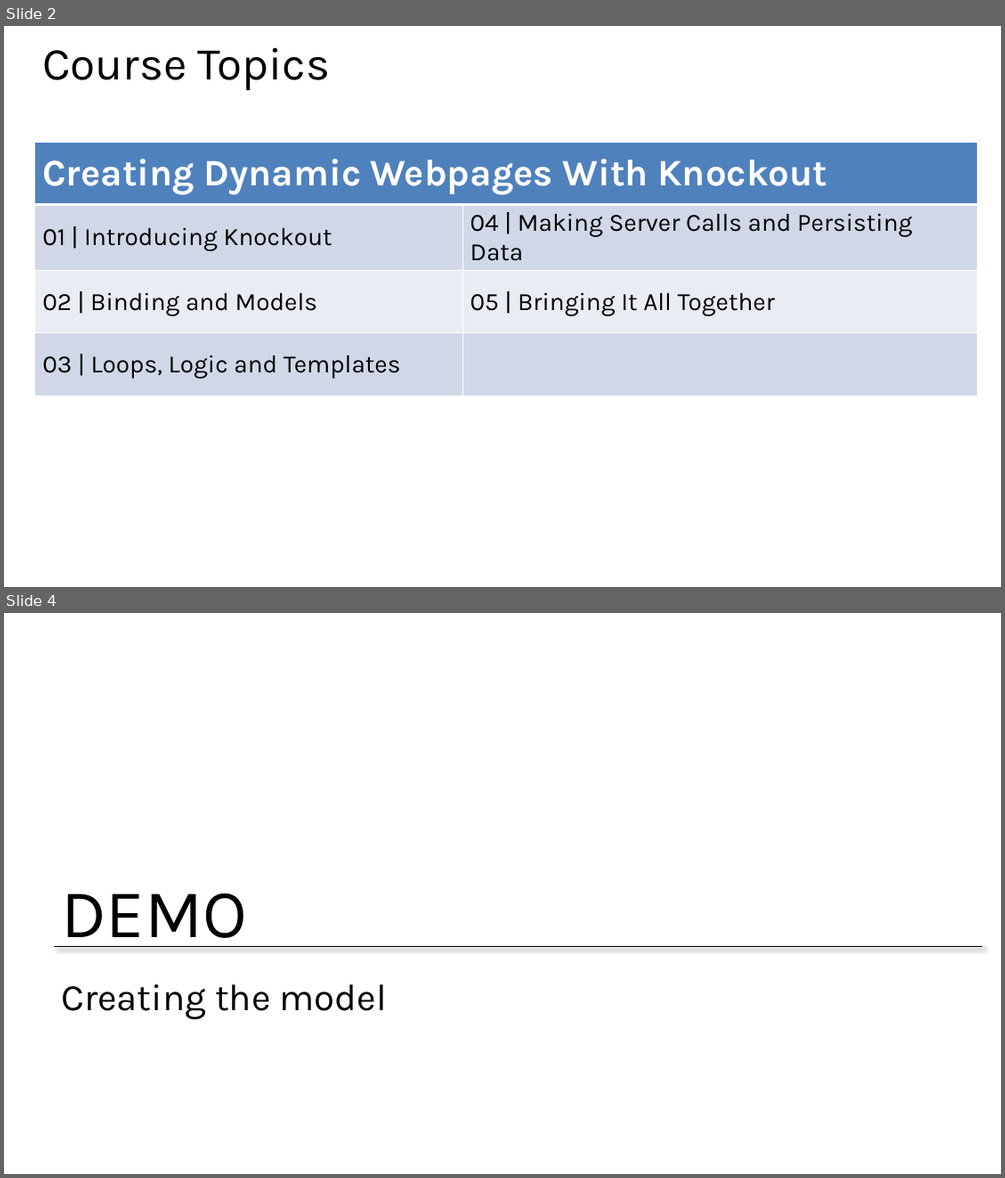
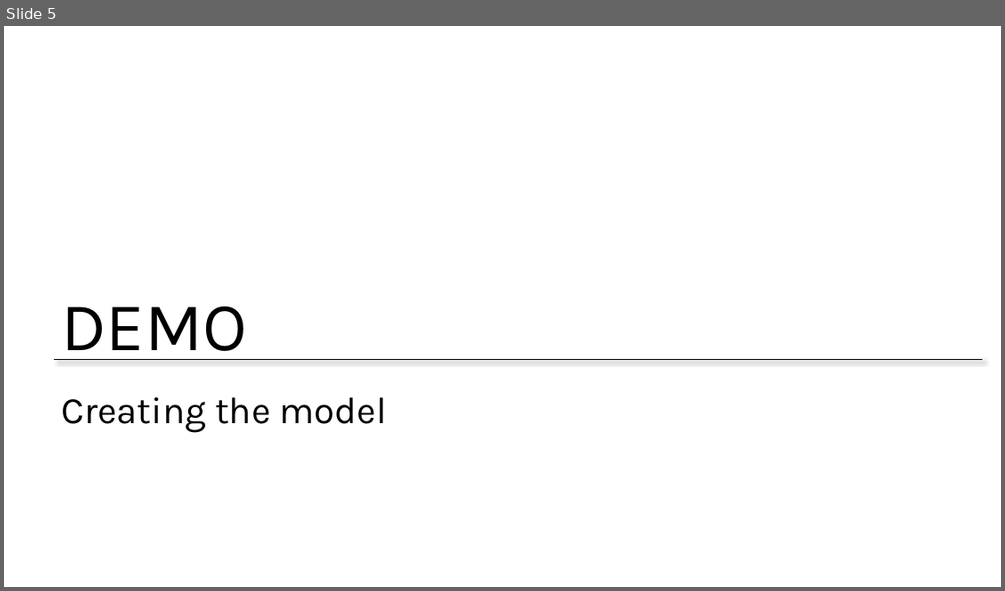
Before and after one commit to jongalloway/Knockout-MVA, a slide deck: Slides/2 - Binding and Models.pptx. Shown one above the other, each under a label of ours: slides 2 and 4 before the commit, slide 5 after it; the slides between them are not shown. The pictures are 1005x1178 and 1005x591 pixels, drawn with LibreOffice and Linux fonts; fonts in the diff are those of the drawing; background and template pictures are left out. Boxes give left, top, right and bottom in pixels: in the first picture for what was removed or moved away, otherwise in the second. Text is boxed around its words. In the diff, an @@ line names an element or a change of style, - is before the commit and + after.

```diff
--- a/Slides/2 - Binding and Models.pptx
+++ b/Slides/2 - Binding and Models.pptx
@@ slide 2 removed at (4, 26, 1001, 587), background #FFFFFF @@
@@ title removed at (42, 47, 330, 90) @@
-Course Topics
@@ table removed at (34, 142, 978, 394), 4 rows, 2 columns @@
-Creating Dynamic Webpages With Knockout | 
-01 | Introducing Knockout | 04 | Making Server Calls and Persisting Data
-02 | Binding and Models | 05 | Bringing It All Together
-03 | Loops, Logic and Templates | 
@@ what was slide 4 is now slide 5 @@
```
Also in this commit, not shown: 8 slides changed, 17 slides added, 2 other slides removed, 55 other files.
